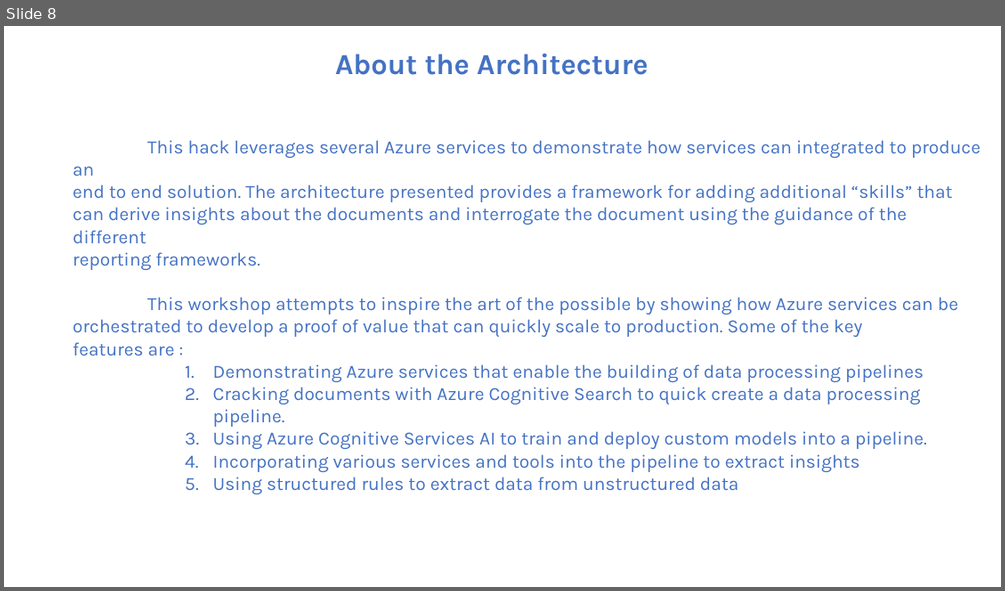
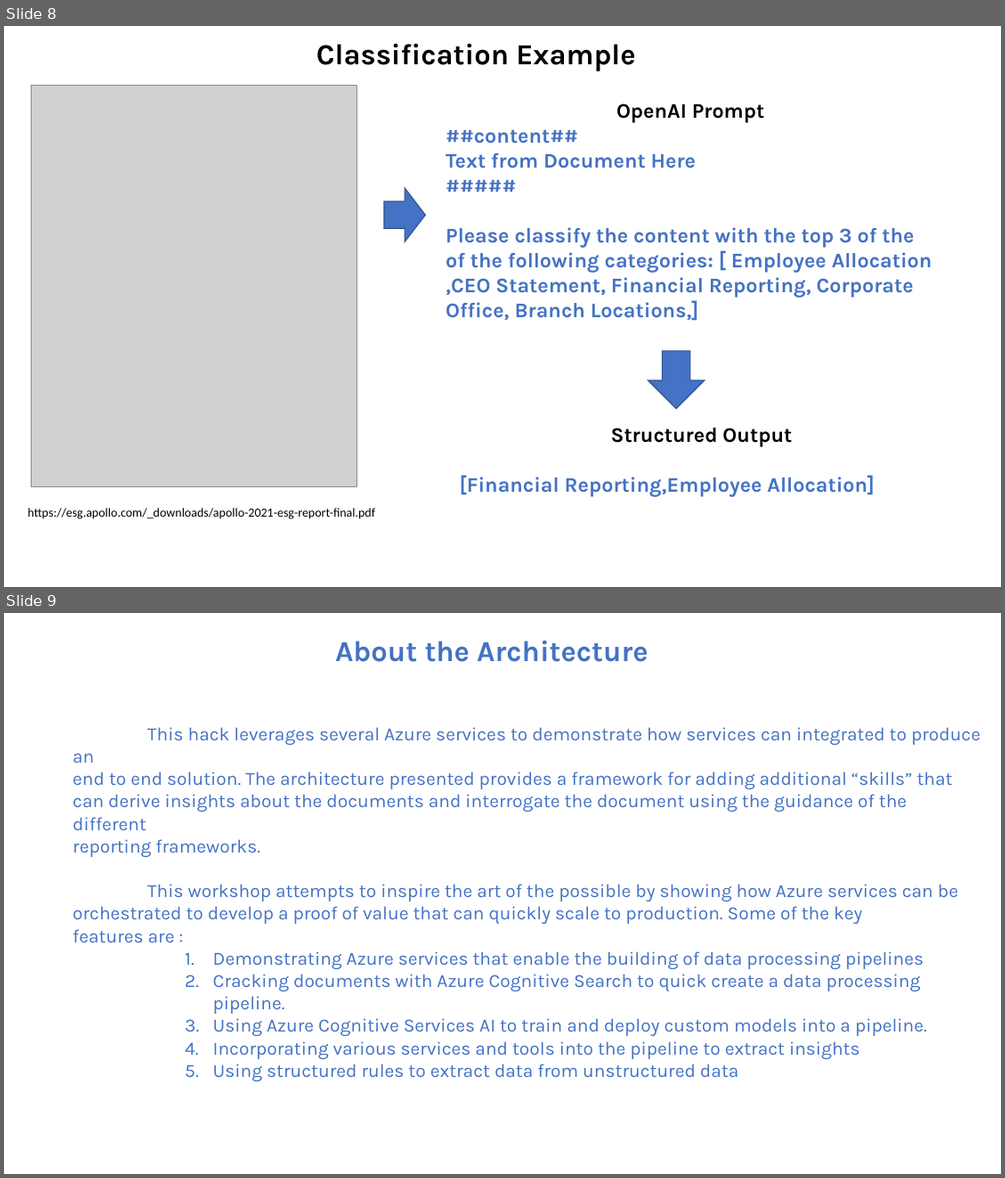
Before and after one commit to appliedcognetics/esgWorkshop, a slide deck: src/workshop/documents/presentation.pptx. Shown one above the other, each under a label of ours: slide 8 before the commit, slides 8 and 9 after it. The pictures are 1005x591 and 1005x1178 pixels, drawn with LibreOffice and Linux fonts; fonts in the diff are those of the drawing; grey boxes stand for pictures. Boxes give left, top, right and bottom in pixels: in the first picture for what was removed or moved away, otherwise in the second. Text is boxed around its words. In the diff, an @@ line names an element or a change of style, - is before the commit and + after.

```diff
--- a/src/workshop/documents/presentation.pptx
+++ b/src/workshop/documents/presentation.pptx
@@ slide 8 added at <box>4,26,1001,587</box>, background #FFFFFF @@
@@ title added at <box>316,43,635,71</box>, 28 pt, text #000000, bold @@
+Classification Example
@@ picture added at <box>32,85,357,487</box> @@
@@ text added at <box>445,103,932,321</box>, 20 pt, text #4472C4, bold @@
+OpenAI Prompt
+##content##
+Text from Document Here
+#####
+Please classify the content with the top 3 of the of the following categories: [ Employee Allocation ,CEO Statement, Financial Reporting, Corporate Office, Branch Locations,]
@@ right arrow added at <box>384,188,425,242</box>, fill #4472C4, outline #325491 1 pt @@
@@ right arrow added at <box>647,351,704,408</box>, fill #4472C4, outline #325491 1 pt @@
@@ text added at <box>460,427,874,497</box>, 20 pt, text #4472C4, bold @@
+Structured Output
+[Financial Reporting,Employee Allocation]
@@ text added at <box>28,507,375,519</box>, 12 pt, text #000000 @@
+https://esg.apollo.com/_downloads/apollo-2021-esg-report-final.pdf
@@ what was slide 8 is now slide 9 @@
```
Also in this commit, not shown: 1 slide changed, 3 other slides added, 2 slides removed.
